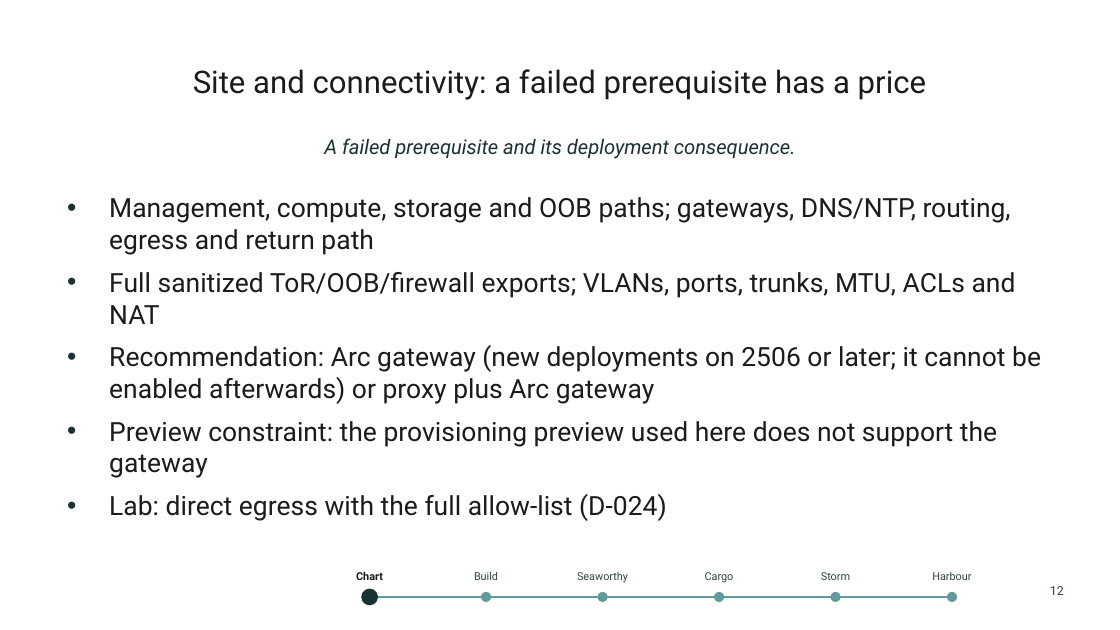
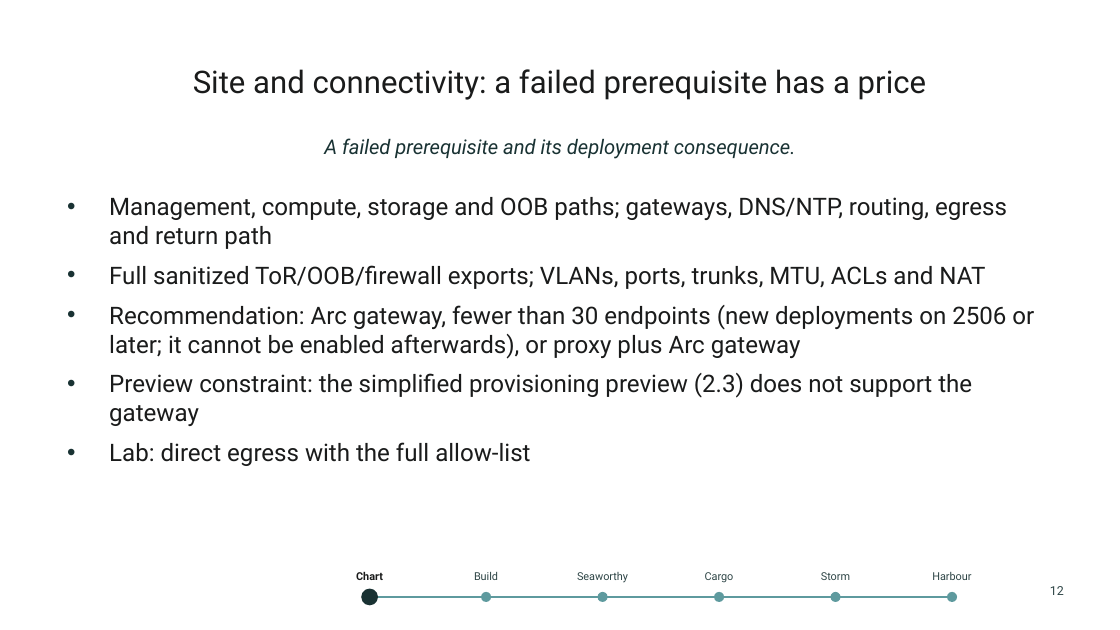
Before and after one commit to thisismydemo/nic2026_azl, a slide deck: slide 12 of presentation/Azure_Local_Discovery_to_Day2_NIC2026.pptx. Drawn at 1120x630 pixels with LibreOffice and Linux fonts; fonts in the diff are those of the drawing; background and template pictures are left out. Boxes give left, top, right and bottom in pixels: in the first picture for what was removed or moved away, otherwise in the second. Text is boxed around its words. In the diff, an @@ line names an element or a change of style, - is before the commit and + after.

```diff
--- a/presentation/Azure_Local_Discovery_to_Day2_NIC2026.pptx
+++ b/presentation/Azure_Local_Discovery_to_Day2_NIC2026.pptx
@@ text at [109,197,1007,289]: size 17 to 15.5 pt in "Management, compute, storage and OOB paths; gateways, ...", "Full sanitized ToR/OOB/firewall exports; VLANs, ports, trunk ..." @@
@@ text at [109,305,1034,466]: text changed; size 17 to 15.5 pt @@
-• Recommendation: Arc gateway (new deployments on 2506 or later; it cannot be enabled afterwards) or proxy plus Arc gateway
-• Preview constraint: the provisioning preview used here does not support the gateway
-• Lab: direct egress with the full allow-list (D-024)
+• Recommendation: Arc gateway, fewer than 30 endpoints (new deployments on 2506 or later; it cannot be enabled afterwards), or proxy plus Arc gateway
+• Preview constraint: the simplified provisioning preview (2.3) does not support the gateway
+• Lab: direct egress with the full allow-list
```
Also in this commit, not shown: 22 other slides changed, 1 slide added, 29 other files.
